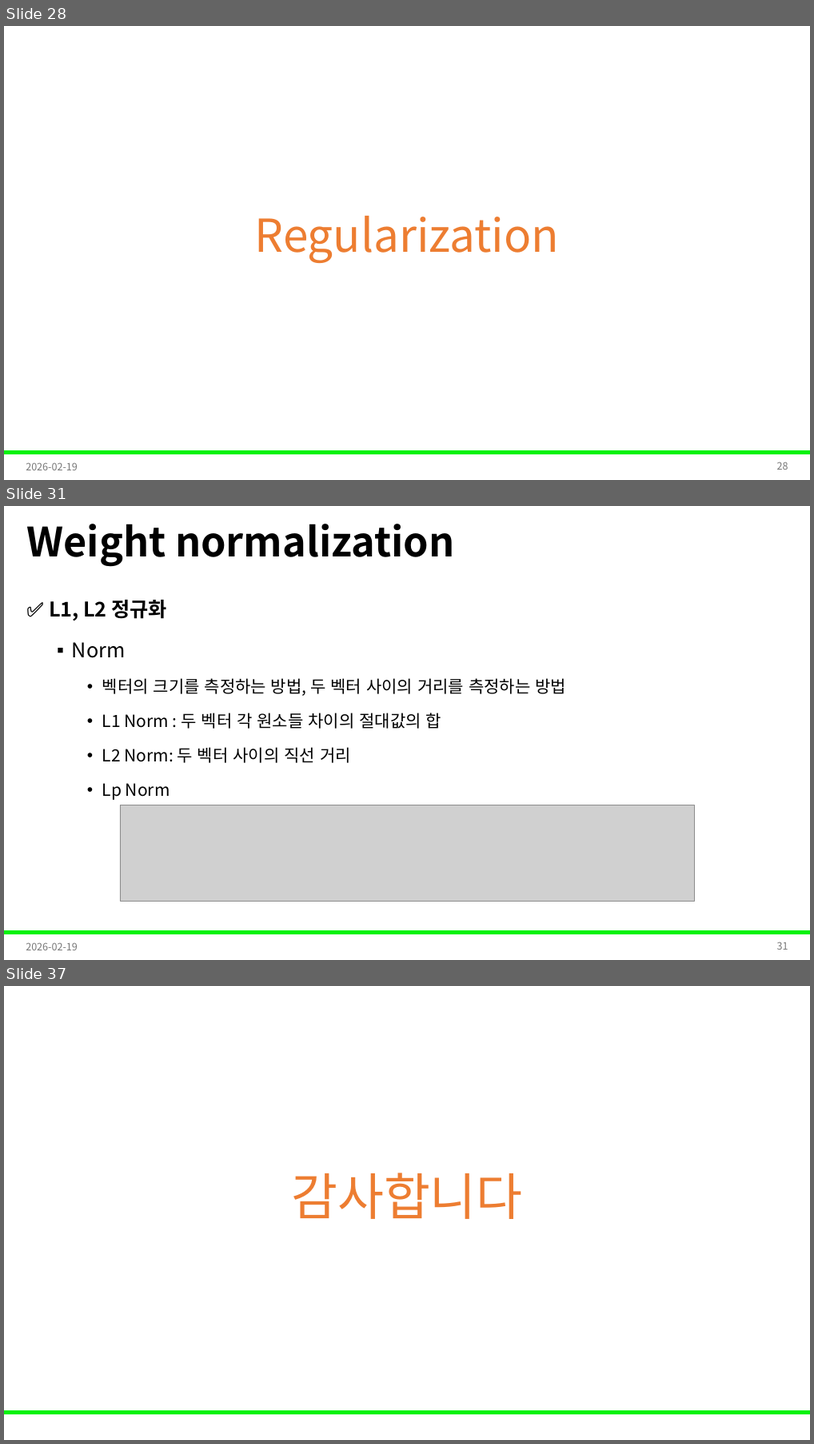
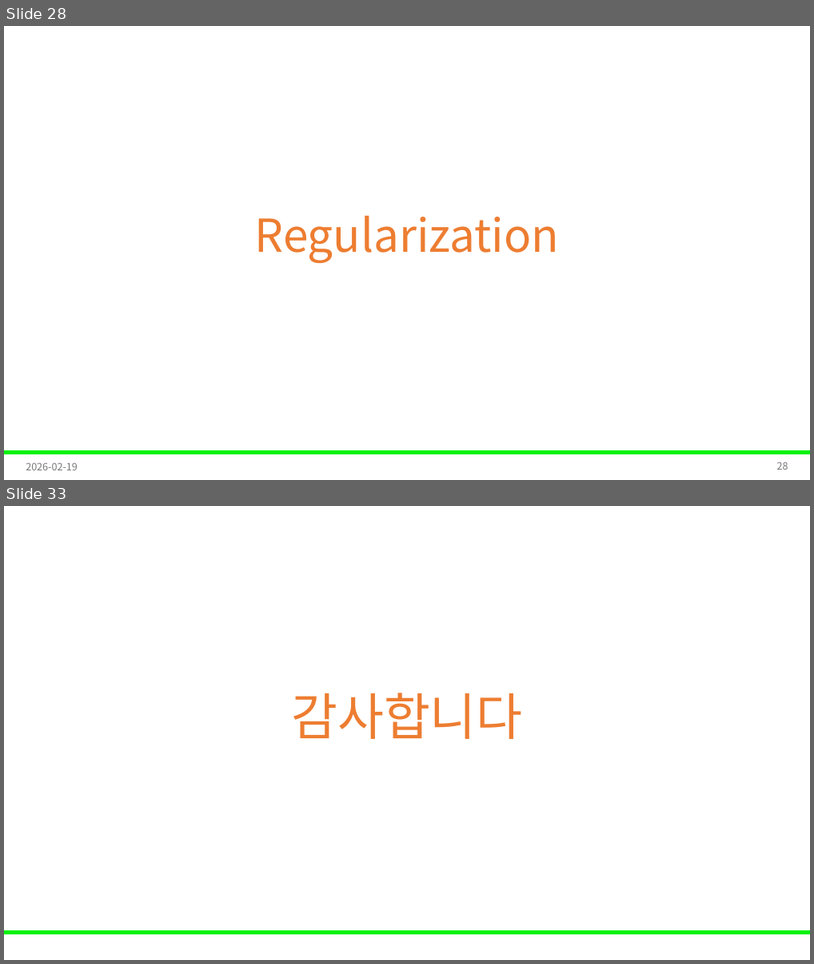
Before and after one commit to Leader-Lesson/KDT_RE_5th, a slide deck: material/5_AI/11_딥러닝 학습 안정화 전략.pptx. Shown one above the other, each under a label of ours: slides 28, 31 and 37 before the commit, slides 28 and 33 after it; the slides between them are not shown. The pictures are 814x1444 and 814x964 pixels, drawn with LibreOffice and Linux fonts; fonts in the diff are those of the drawing; grey boxes stand for pictures; background and template pictures are left out. Boxes give left, top, right and bottom in pixels: in the first picture for what was removed or moved away, otherwise in the second. Text is boxed around its words. In the diff, an @@ line names an element or a change of style, - is before the commit and + after.

```diff
--- a/material/5_AI/11_딥러닝 학습 안정화 전략.pptx
+++ b/material/5_AI/11_딥러닝 학습 안정화 전략.pptx
@@ slide 31 removed at [4,506,810,960], background #FFFFFF; not listed: 1 template element that a slide beside it also shows @@
@@ title removed at [26,524,454,567] @@
-Weight normalization
@@ text removed at [49,600,566,800] @@
-✅ L1, L2 정규화
-  ▪ Norm
-    • 벡터의 크기를 측정하는 방법, 두 벡터 사이의 거리를 측정하는 방법
-    • L1 Norm : 두 벡터 각 원소들 차이의 절대값의 합
-    • L2 Norm: 두 벡터 사이의 직선 거리
-    • Lp Norm
@@ picture removed at [120,805,695,901] @@
@@ text removed at [26,942,78,950] @@
-2026-02-19
@@ page number removed at [778,941,789,949] @@
-31
@@ what was slide 37 is now slide 33 @@
```
Also in this commit, not shown: 10 slides changed, 1 slide added, 4 other slides removed, 8 other files.
